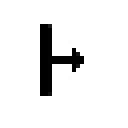
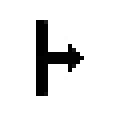
The second 128px x 128px image is a revision of the first. Changes to its layers:
painted on "Pan east" over [36, 20, 84, 96]
